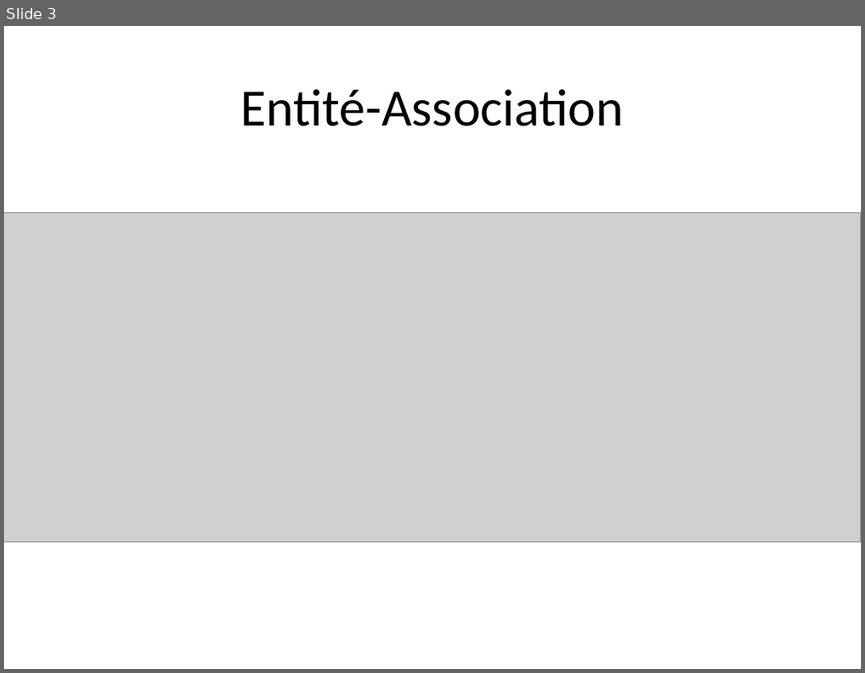
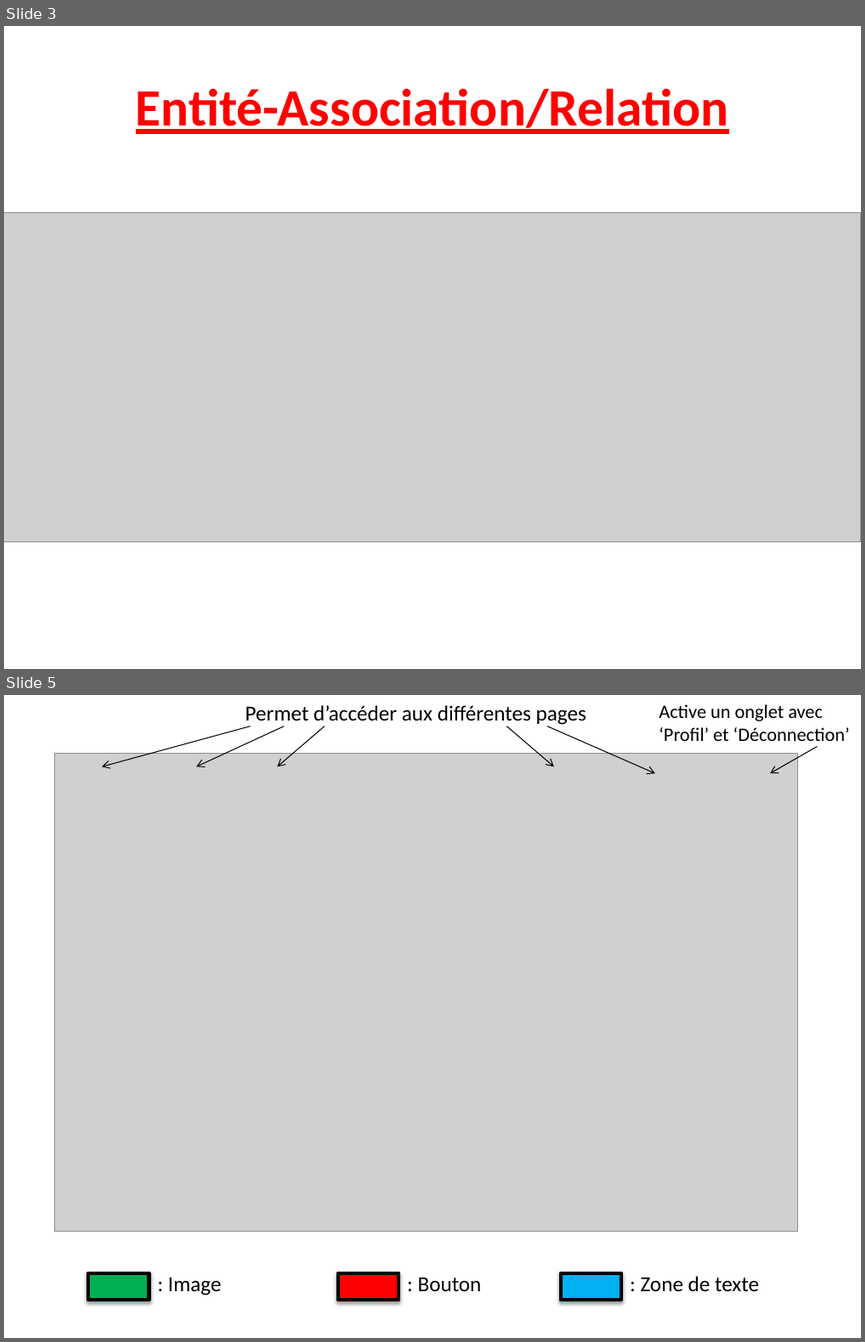
Before and after one commit to albedmds/web, a slide deck: Projet/Rendu final diapo.pptx. Shown one above the other, each under a label of ours: slide 3 before the commit, slides 3 and 5 after it; the slides between them are not shown. The pictures are 865x673 and 865x1342 pixels, drawn with LibreOffice and Linux fonts; fonts in the diff are those of the drawing; grey boxes stand for pictures. Boxes give left, top, right and bottom in pixels: in the first picture for what was removed or moved away, otherwise in the second. Text is boxed around its words. In the diff, an @@ line names an element or a change of style, - is before the commit and + after.

```diff
--- a/Projet/Rendu final diapo.pptx
+++ b/Projet/Rendu final diapo.pptx
@@ slide 5 added at bbox=[4, 695, 861, 1338], background #FFFFFF @@
@@ text added at bbox=[245, 705, 586, 725], 18 pt, text #000000 @@
+Permet d’accéder aux différentes pages
@@ text added at bbox=[658, 704, 850, 741], 16 pt, text #000000 @@
+Active un onglet avec
+‘Profil’ et ‘Déconnection’
@@ arrow added from (250, 726) to (102, 767), #000000 0.75 pt @@
@@ arrow added from (284, 726) to (196, 767), #000000 0.75 pt @@
@@ arrow added from (324, 726) to (278, 767), #000000 0.75 pt @@
@@ arrow added from (507, 726) to (554, 767), #000000 0.75 pt @@
@@ arrow added from (547, 726) to (655, 774), #000000 0.75 pt @@
@@ picture added at bbox=[54, 754, 798, 1231] @@
@@ arrow added from (817, 746) to (770, 774), #000000 0.75 pt @@
@@ rectangle added at bbox=[88, 1272, 148, 1299], fill #00B050, outline #000000 3 pt @@
@@ text added at bbox=[168, 1276, 222, 1295], 18 pt, text #000000 @@
+: Image
@@ rectangle added at bbox=[338, 1272, 399, 1299], fill #FF0000, outline #000000 3 pt @@
@@ text added at bbox=[418, 1276, 482, 1291], 18 pt, text #000000 @@
+: Bouton
@@ rectangle added at bbox=[561, 1272, 622, 1299], fill #00B0F0, outline #000000 3 pt @@
@@ text added at bbox=[641, 1276, 759, 1291], 18 pt, text #000000 @@
+: Zone de texte
@@ slide 3 changed as well @@
@@ title at bbox=[136, 88, 729, 134]: text changed; text colour #000000 to #FF0000; bold on @@
-Entité-Association
+Entité-Association/Relation
```
Also in this commit, not shown: 9 other slides changed, 4 other slides added, 1 slide removed.
